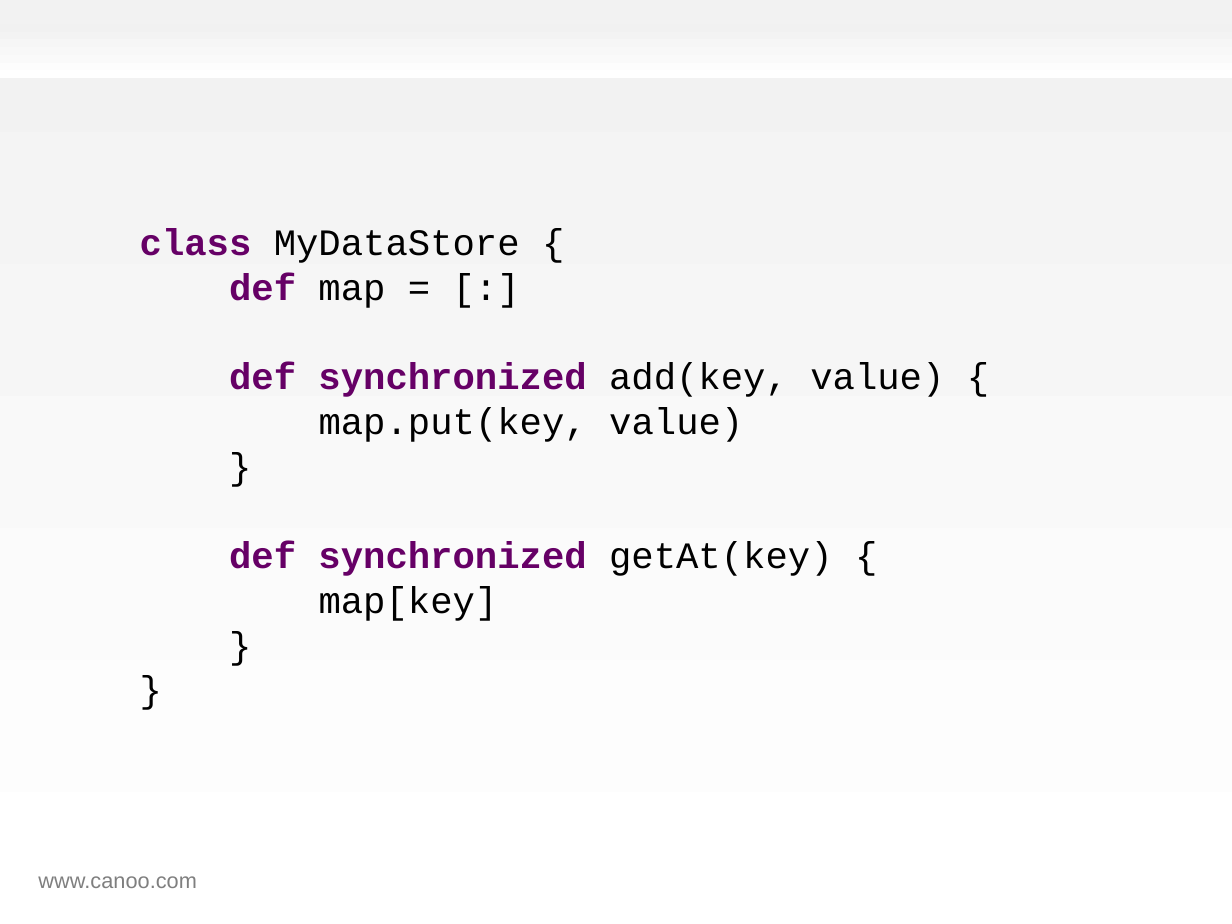
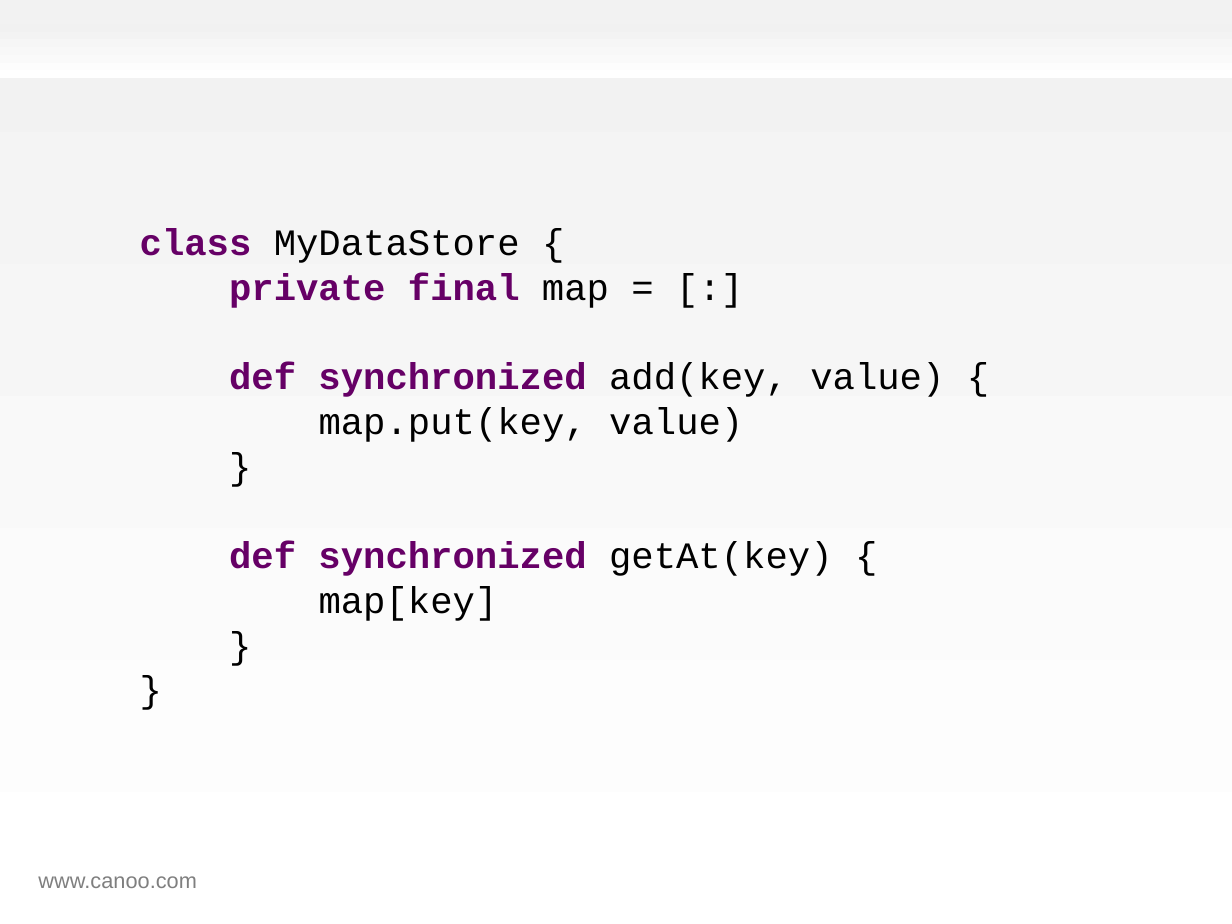
Before and after one commit to HamletDRC/presentations, a slide deck: slide 88 of effectivegroovy/effectivegroovy_gr82011.odp. Drawn at 1232x924 pixels with LibreOffice and Linux fonts; fonts in the diff are those of the drawing; background and template pictures are left out. Boxes give left, top, right and bottom in pixels: in the first picture for what was removed or moved away, otherwise in the second. Text is boxed around its words. In the diff, an @@ line names an element or a change of style, - is before the commit and + after.

```diff
--- a/effectivegroovy/effectivegroovy_gr82011.odp
+++ b/effectivegroovy/effectivegroovy_gr82011.odp
@@ text at <box>140,229,944,621</box>: text changed @@
-class MyDataStore {
-def map = [:]
-def synchronized add(key, value) {
-map.put(key, value)
-}
-def synchronized getAt(key) {
-map[key]
-}
-}
+class MyDataStore {
+private final map = [:]
+def synchronized add(key, value) {
+map.put(key, value)
+}
+def synchronized getAt(key) {
+map[key]
+}
+}
```
Also in this commit, not shown: 12 other slides changed, 4 other files.
